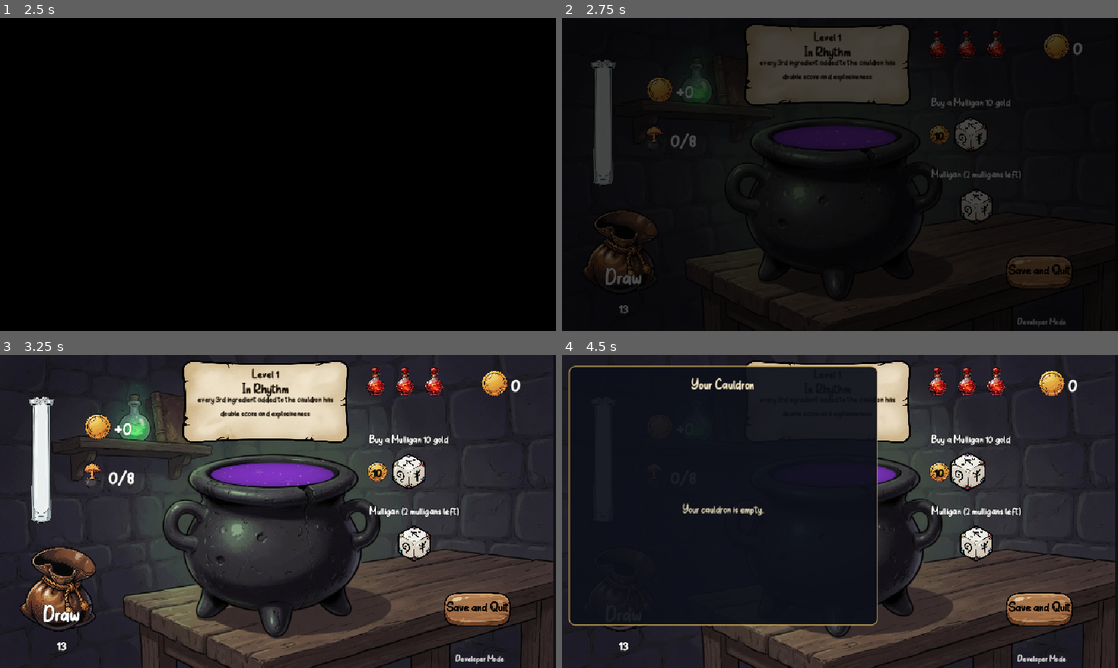
Above: before the commit, frames 1-4 (two rows, left to right).
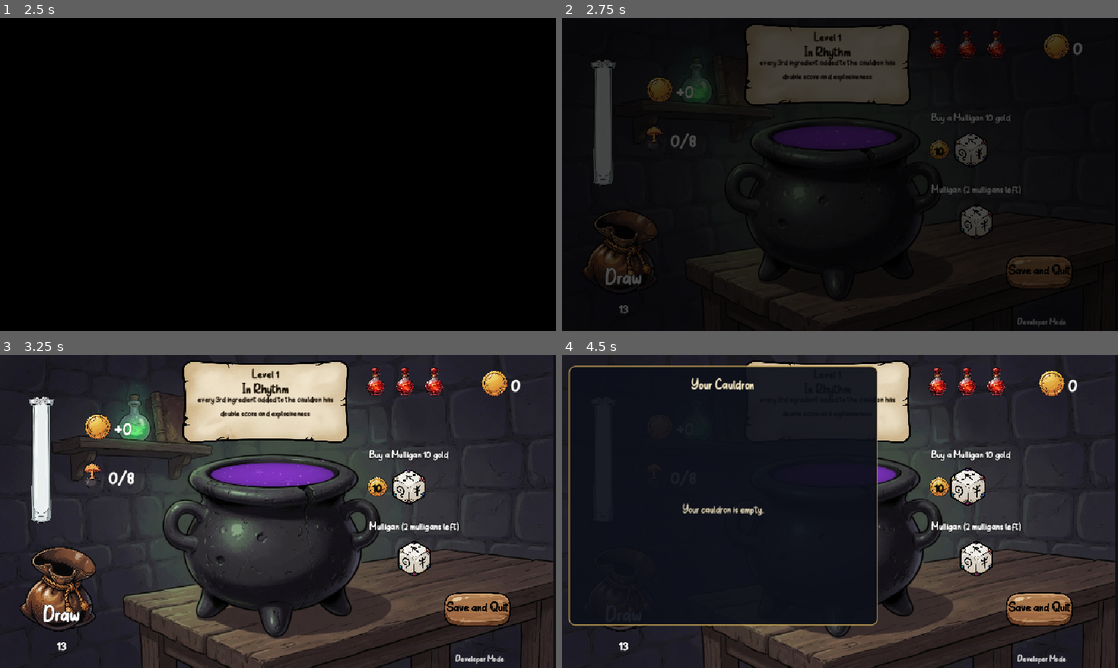
Above: after the commit, the same moments.

Repository: RidoutAlexander/alchemy-roguelite-godot
Game: Godot game, scene res://scenes/main_menu.tscn
The game is run twice, just before and just after one commit, with the same random seed, the same clock (stepped at 60 frames per second) and the same inputs. Video files are missing from this copy of the repository; at most half a second of black plays in their place. Sound files missing from this copy of the repository are replaced by a short silence.
Inputs (mouse positions are in pixels of both pictures, inside the frame that each line leads up to; where the layout moved, square brackets give the same spot in the first picture):
- Up to frame 1 (2.5 s): click "Play" at 0.5 s; click "Easy" at 1.25 s; move the mouse to (400, 158) at 2.02 s; click (400, 158) at 2.17 s
- Up to frame 2 (2.75 s): no input
- Up to frame 3 (3.25 s): click "Draw" at 2.75 s
- Up to frame 4 (4.5 s): click (845, 480) at 3.5 s; click (967, 486) [967, 470] at 4.25 s

Frame 1 is identical in both runs. In frame 2, 1.8% of the frame differs, in the area x 66-83%, y 25-70%; in frame 3, 2.8%; in frame 4, 2.9%, in the area x 66-83%, y 25-71%.

Commit message:
Add per-card hand effect icons and fix persistence draw fill

Diff:
--- /dev/null
+++ b/scenes/ui/hand_slot_effect_icons.tscn
@@ -0,0 +1,25 @@
+[gd_scene format=3]
+
+[ext_resource type="Script" path="res://scripts/ui/hand_slot_effect_icons.gd" id="1_script"]
+
+[node name="HandSlotEffectIcons" type="Control"]
+custom_minimum_size = Vector2(94, 22)
+layout_mode = 0
+mouse_filter = 2
+script = ExtResource("1_script")
+
+[node name="IconRow" type="HBoxContainer" parent="."]
+layout_mode = 1
+anchors_preset = 8
+anchor_left = 0.5
+anchor_top = 0.5
+anchor_right = 0.5
+anchor_bottom = 0.5
+offset_left = -47.0
+offset_top = -11.0
+offset_right = 47.0
+offset_bottom = 11.0
+grow_horizontal = 2
+grow_vertical = 2
+mouse_filter = 2
+alignment = 1
--- a/scenes/ui/player_hand_row.tscn
+++ b/scenes/ui/player_hand_row.tscn
@@ -3,12 +3,12 @@
 [ext_resource type="Script" path="res://scripts/ui/player_hand_row.gd" id="1_script"]
 
 [node name="PlayerHandRow" type="Control"]
-custom_minimum_size = Vector2(720, 180)
+custom_minimum_size = Vector2(720, 206)
 layout_mode = 0
 offset_left = 102.0
 offset_top = 360.0
 offset_right = 822.0
-offset_bottom = 540.0
+offset_bottom = 566.0
 mouse_filter = 0
 script = ExtResource("1_script")
 
--- a/scripts/brewing/brew_session.gd
+++ b/scripts/brewing/brew_session.gd
@@ -2,6 +2,7 @@
 extends RefCounted
 
 const _AuraEffects := preload("res://scripts/brewing/aura_effects.gd")
+const _HandSlotEffects := preload("res://scripts/brewing/hand_slot_effects.gd")
 
 const HAND_SLOT_COUNT := 5
 const HAND_DRAW_COUNT := 5
@@ -271,6 +272,16 @@
 	return _compute_hand_display_stats(slots_override)
 
 
+func get_hand_slot_effect_entries(slots_override: Array = []) -> Array:
+	if _hand_phase not in [HandPhase.HAND, HandPhase.PLAYING, HandPhase.DRAWING]:
+		return []
+	var slots := _resolve_display_hand_slots(slots_override)
+	var layout_slots: Array = []
+	if _hand_phase == HandPhase.PLAYING and not _hand_start_slots.is_empty():
+		layout_slots = _hand_start_slots
+	return _HandSlotEffects.compute_entries(slots, HAND_SLOT_COUNT, layout_slots)
+
+
 func _resolve_display_hand_slots(slots_override: Array = []) -> Array:
 	if not slots_override.is_empty():
 		return slots_override
@@ -492,10 +503,15 @@
 	if not can_press_bag():
 		return false
 
-	var draw_count := mini(_next_hand_draw_count, _count_empty_hand_slots())
+	var target_hand_size := _next_hand_draw_count
+	_next_hand_draw_count = HAND_DRAW_COUNT
+	var filled_slots := HAND_SLOT_COUNT - _count_empty_hand_slots()
+	var draw_count := mini(
+		_count_empty_hand_slots(),
+		maxi(0, target_hand_size - filled_slots)
+	)
 	if draw_count <= 0:
 		return false
-	_next_hand_draw_count = HAND_DRAW_COUNT
 
 	var drawn: Array[IngredientData] = []
 	for _i in draw_count:
--- /dev/null
+++ b/scripts/brewing/hand_slot_effects.gd
@@ -0,0 +1,41 @@
+class_name HandSlotEffects
+extends RefCounted
+
+const HONEY_ID := IngredientEffects.HONEY_ID
+
+
+static func compute_entries(
+	hand_slots: Array,
+	hand_slot_count: int,
+	layout_slots: Array = []
+) -> Array:
+	var reference := layout_slots if not layout_slots.is_empty() else hand_slots
+	var per_slot: Array = []
+	for _i in hand_slot_count:
+		per_slot.append([])
+	_append_honey_entries(per_slot, reference, hand_slot_count)
+	return per_slot
+
+
+static func _append_honey_entries(
+	per_slot: Array,
+	slots: Array,
+	hand_slot_count: int
+) -> void:
+	for slot_index in range(1, hand_slot_count):
+		if slot_index >= slots.size():
+			continue
+		var honey: IngredientData = slots[slot_index]
+		if honey == null or honey.id != HONEY_ID:
+			continue
+		var left_ingredient: IngredientData = slots[slot_index - 1]
+		if left_ingredient == null:
+			continue
+		if slot_index - 1 >= per_slot.size():
+			continue
+		per_slot[slot_index - 1].append(
+			{
+				"ingredient_id": HONEY_ID,
+				"overlay_text": "",
+			}
+		)
--- a/scripts/ui/brew_panel.gd
+++ b/scripts/ui/brew_panel.gd
@@ -546,12 +546,14 @@
 		if hand_phase == BrewSession.HandPhase.DRAWING:
 			var drawing_slots := _player_hand.get_current_hand_slots()
 			var drawing_stats := session.get_hand_display_stats(drawing_slots)
+			var drawing_effects := session.get_hand_slot_effect_entries(drawing_slots)
 			_player_hand.refresh_hand(
 				drawing_slots,
 				false,
 				false,
 				session.get_in_rhythm_double_hand_slots(drawing_slots),
-				drawing_stats
+				drawing_stats,
+				drawing_effects
 			)
 			_set_play_undo_visible(false)
 			if show_mulligan:
@@ -559,12 +561,14 @@
 			return
 		var hand_slots := session.get_hand_slots()
 		var hand_stats := session.get_hand_display_stats(hand_slots)
+		var hand_effects := session.get_hand_slot_effect_entries(hand_slots)
 		_player_hand.refresh_hand(
 			hand_slots,
 			can_interact,
 			can_interact,
 			session.get_in_rhythm_double_hand_slots(hand_slots),
-			hand_stats
+			hand_stats,
+			hand_effects
 		)
 
 	_set_play_undo_visible(can_interact)
--- /dev/null
+++ b/scripts/ui/hand_slot_effect_icons.gd
@@ -0,0 +1,72 @@
+class_name HandSlotEffectIcons
+extends Control
+
+const _EffectIconScene := preload("res://scenes/ui/brew_persistent_effect_icon.tscn")
+
+const MAX_ICONS := 4
+const ICON_SIZE := 22.0
+const ICON_GAP := 2.0
+
+@onready var _icon_row: HBoxContainer = $IconRow
+
+var _icon_pool: Array[BrewPersistentEffectIcon] = []
+
+
+func _ready() -> void:
+	mouse_filter = Control.MOUSE_FILTER_IGNORE
+	custom_minimum_size = _strip_size()
+	size = custom_minimum_size
+	if _icon_row != null:
+		_icon_row.mouse_filter = Control.MOUSE_FILTER_IGNORE
+		_icon_row.add_theme_constant_override("separation", int(ICON_GAP))
+
+
+func bind_entries(entries: Array, ingredient_lookup: Callable) -> void:
+	_ensure_icon_row()
+	var icon_size := Vector2(ICON_SIZE, ICON_SIZE)
+	var visible_count := mini(entries.size(), MAX_ICONS)
+	for index in visible_count:
+		var entry = entries[index]
+		if not entry is Dictionary:
+			continue
+		var ingredient_id := str(entry.get("ingredient_id", ""))
+		if ingredient_id.is_empty():
+			continue
+		var ingredient: IngredientData = ingredient_lookup.call(ingredient_id)
+		if ingredient == null:
+			continue
+		var icon := _get_or_create_icon(index)
+		icon.bind(ingredient, str(entry.get("overlay_text", "")), icon_size)
+		icon.visible = true
+
+	for index in range(visible_count, _icon_pool.size()):
+		_icon_pool[index].visible = false
+
+	visible = visible_count > 0
+
+
+func clear_icons() -> void:
+	for icon in _icon_pool:
+		icon.visible = false
+	visible = false
+
+
+func _strip_size() -> Vector2:
+	var width := ICON_SIZE * float(MAX_ICONS) + ICON_GAP * float(MAX_ICONS - 1)
+	return Vector2(width, ICON_SIZE)
+
+
+func _get_or_create_icon(index: int) -> BrewPersistentEffectIcon:
+	_ensure_icon_row()
+	while index >= _icon_pool.size():
+		var icon := _EffectIconScene.instantiate() as BrewPersistentEffectIcon
+		if _icon_row != null:
+			_icon_row.add_child(icon)
+		_icon_pool.append(icon)
+	return _icon_pool[index]
+
+
+func _ensure_icon_row() -> void:
+	if _icon_row != null:
+		return
+	_icon_row = get_node_or_null("IconRow") as HBoxContainer
--- a/scripts/ui/player_hand_row.gd
+++ b/scripts/ui/player_hand_row.gd
@@ -5,6 +5,7 @@
 signal selection_changed(slot_index: int)
 
 const _CARD_SCENE := preload("res://scenes/ui/ingredient_card.tscn")
+const _EFFECT_ICONS_SCENE := preload("res://scenes/ui/hand_slot_effect_icons.tscn")
 
 const HAND_SLOT_COUNT := 5
 const CARD_SCALE := 0.34
@@ -20,12 +21,15 @@
 const PLAY_BUTTON_GAP := 12.0
 const RHYTHM_SHAKE_OFFSET := Vector2(5.0, 2.0)
 const RHYTHM_SHAKE_STEP := 0.07
+const EFFECT_STRIP_TOP_PAD := 28.0
+const EFFECT_STRIP_GAP := 2.0
 
 @onready var _slot_row: Control = $SlotRow
 @onready var _drag_layer: Control = $DragLayer
 
 var _slot_cards: Array[IngredientCard] = []
 var _slot_anchors: Array[Control] = []
+var _slot_effect_icons: Array[HandSlotEffectIcons] = []
 var _dragging_card: IngredientCard = null
 var _drag_source_slot: int = -1
 var _drag_grab_offset: Vector2 = Vector2.ZERO
@@ -71,6 +75,13 @@
 		_slot_row.add_child(anchor)
 		_slot_anchors.append(anchor)
 
+		var effect_icons := _EFFECT_ICONS_SCENE.instantiate() as HandSlotEffectIcons
+		if effect_icons != null:
+			effect_icons.name = "SlotEffects%d" % (slot_index + 1)
+			effect_icons.visible = false
+			_slot_row.add_child(effect_icons)
+			_slot_effect_icons.append(effect_icons)
+
 		var card := _CARD_SCENE.instantiate() as IngredientCard
 		if card == null:
 			continue
@@ -120,6 +131,7 @@
 			continue
 		card.visible = false
 		card.clear_hand_card()
+		_clear_slot_effect_icons(slot_index)
 	_update_hover_process()
 
 
@@ -141,7 +153,8 @@
 	interaction_enabled: bool,
 	swap_enabled: bool = true,
 	in_rhythm_shake_slots: Array = [],
-	hand_display_stats: Array = []
+	hand_display_stats: Array = [],
+	slot_effect_entries: Array = []
 ) -> void:
 	_interaction_enabled = interaction_enabled
 	_swap_enabled = swap_enabled and interaction_enabled
@@ -162,6 +175,12 @@
 			else null
 		)
 		_bind_slot(slot_index, ingredient, display_stats)
+		var effect_entries = (
+			slot_effect_entries[slot_index]
+			if slot_index < slot_effect_entries.size()
+			else []
+		)
+		_bind_slot_effect_icons(slot_index, effect_entries)
 	if (
 		_selected_slot >= 0
 		and (
@@ -208,6 +227,7 @@
 	var card := _slot_cards[slot_index]
 	if card != null:
 		card.visible = false
+	_clear_slot_effect_icons(slot_index)
 
 
 func suppress_slot(slot_index: int) -> void:
@@ -239,6 +259,7 @@
 	if ingredient == null:
 		card.visible = false
 		card.clear_hand_card()
+		_clear_slot_effect_icons(slot_index)
 		return
 	if display_stats is Dictionary:
 		card.bind_hand_card(
@@ -348,9 +369,10 @@
 		var anchor := _slot_anchors[slot_index]
 		if anchor == null:
 			continue
-		var rest := Vector2(start_x + SLOT_OVERLAP * slot_index, 0.0)
+		var rest := Vector2(start_x + SLOT_OVERLAP * slot_index, EFFECT_STRIP_TOP_PAD)
 		anchor.position = rest
 		_anchor_rest_positions.append(rest)
+		_layout_slot_effect_icons(slot_index, rest)
 		_apply_slot_z_index(slot_index)
 
 
@@ -650,3 +672,44 @@
 
 func _mouse_global_position() -> Vector2:
 	return get_global_mouse_position()
+
+
+func _bind_slot_effect_icons(slot_index: int, entries: Variant) -> void:
+	if slot_index < 0 or slot_index >= _slot_effect_icons.size():
+		return
+	var strip := _slot_effect_icons[slot_index]
+	if strip == null:
+		return
+	if entries is Array and not entries.is_empty():
+		strip.bind_entries(entries, _lookup_ingredient_for_effect_icon)
+	else:
+		strip.clear_icons()
+
+
+func _clear_slot_effect_icons(slot_index: int) -> void:
+	if slot_index < 0 or slot_index >= _slot_effect_icons.size():
+		return
+	var strip := _slot_effect_icons[slot_index]
+	if strip != null:
+		strip.clear_icons()
+
+
+func _layout_slot_effect_icons(slot_index: int, anchor_rest: Vector2) -> void:
+	if slot_index < 0 or slot_index >= _slot_effect_icons.size():
+		return
+	var strip := _slot_effect_icons[slot_index]
+	if strip == null:
+		return
+	var strip_size := strip.size
+	if strip_size == Vector2.ZERO:
+		strip_size = strip.custom_minimum_size
+	strip.position = Vector2(
+		anchor_rest.x + (CARD_DISPLAY_SIZE.x - strip_size.x) * 0.5,
+		anchor_rest.y - strip_size.y - EFFECT_STRIP_GAP
+	)
+
+
+func _lookup_ingredient_for_effect_icon(ingredient_id: String) -> IngredientData:
+	if GameManager.run == null:
+		return null
+	return GameManager.run.find_ingredient(ingredient_id)
